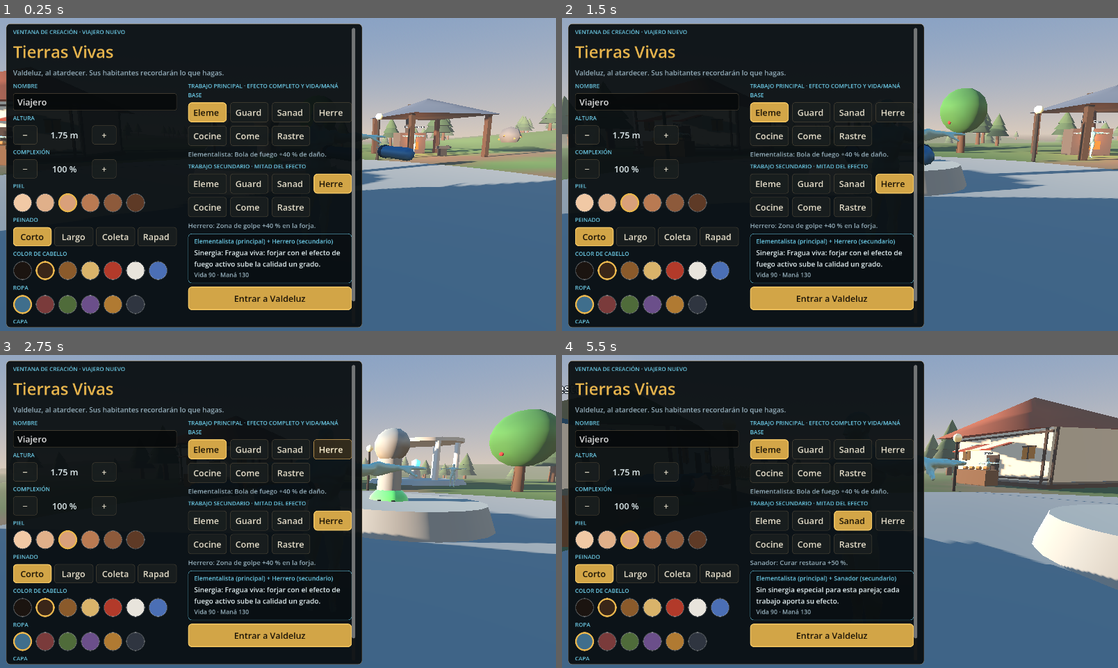
Above: before the commit, frames 1-4 (two rows, left to right).
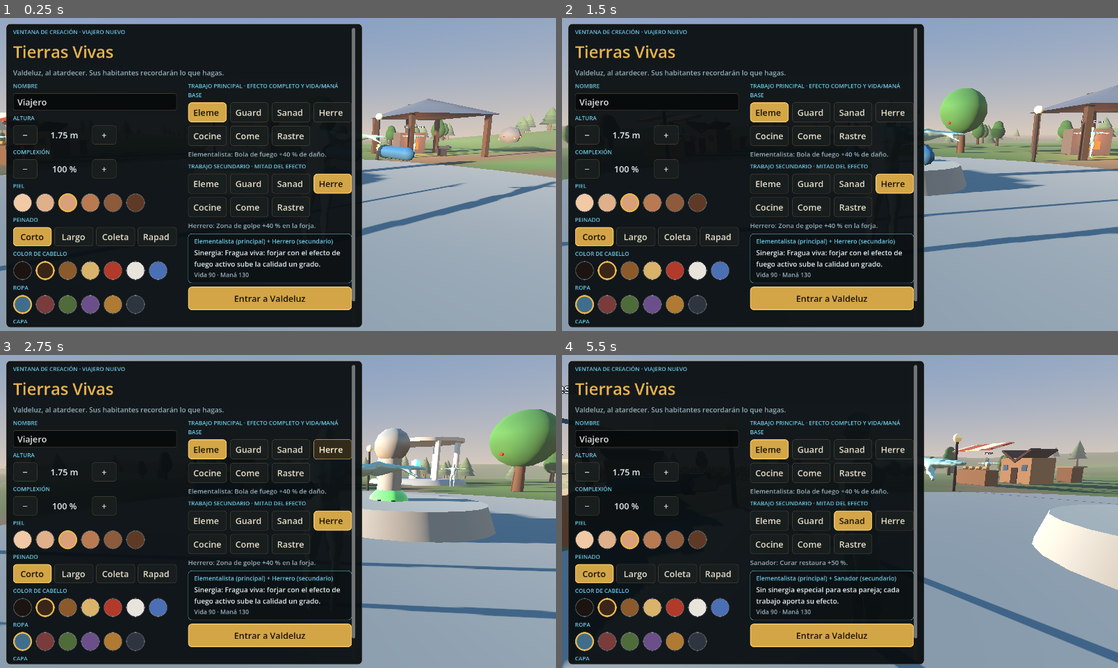
Above: after the commit, the same moments.

Repository: samuelguerrerodelarosa005-arch/tierras-vivientes
Game: Godot game, scene res://main.tscn
The game is run twice, just before and just after one commit, with the same random seed, the same clock (stepped at 60 frames per second) and the same inputs.
Inputs (mouse positions are in pixels of both pictures, inside the frame that each line leads up to):
- Up to frame 1 (0.25 s): no input
- Up to frame 2 (1.5 s): tap Enter at 0.5 s; move the mouse to (962, 158) at 0.52 s; hold D (move_right) 0.53-1.28 s; hold F (eat) 0.53-1.28 s; click (962, 158) at 0.67 s; tap Space (jump) at 0.77 s; move the mouse to (728, 190) at 1.27 s; hold S (move_back) from 1.28 s (still down); tap E (interact) at 1.35 s
- Up to frame 3 (2.75 s): tap Space (jump) at 1.52 s; move the mouse to (333, 442) at 2.02 s; release S (move_back) at 2.03 s; hold D (move_right) from 2.03 s (still down); hold R (rumors) from 2.03 s (still down)
- Up to frame 4 (5.5 s): move the mouse to (812, 574) at 2.77 s; release D (move_right) at 2.78 s; release R (rumors) at 2.78 s; hold W (move_forward) 2.78-3.53 s; tap Shift (run) at 2.85 s; click (812, 574) at 2.92 s; tap Space (jump) at 3.02, 3.77, 4.52 s; move the mouse to (1006, 558) at 3.52 s; hold 1 (spell_1) 3.53-4.28 s; hold A (move_left) 3.53-5.03 s; move the mouse to (673, 464) at 4.27 s; tap 2 (spell_2) at 4.35 s; move the mouse to (867, 511) at 5.02 s; hold S (move_back) from 5.03 s (still down); hold 3 (spell_3) from 5.03 s (still down); click (867, 511) at 5.17 s

The runs differ from the first frame. In frame 1, 18% of the frame differs, in the area x 0-100%, y 16-100%; in frame 2, 16%; in frame 3, 15%; in frame 4, 19%, in the area x 0-100%, y 13-100%.
Error in both runs: Invalid type in function '_play_imported_animation' in base 'Node3D (humanoid.gd)'. The array of argument 1 (Array) does not have the same element type as the …

Commit message:
Conectar escenas 3D incluidas en el proyecto

Diff:
--- a/godot/scripts/world.gd
+++ b/godot/scripts/world.gd
@@ -141,7 +141,7 @@
 func _house(cx: float, cz: float, w: float, d: float, h: float, wall: String, roof_c: String, door: String) -> Node3D:
 	# Si hay un modelo GLB de casa, úsalo; si no, conserva la versión procedural.
 	# El archivo opcional se documenta en godot/models/README.md.
-	var glb_path := "res://models/environment/medieval_house.glb"
+	var glb_path := "res://models/environment/medieval_house.tscn"
 	if ResourceLoader.exists(glb_path):
 		var packed := load(glb_path) as PackedScene
 		if packed:
@@ -450,7 +450,7 @@
 			continue
 		pts.append(Vector2(x, z))
 	# Modelo externo opcional para primeros planos. El bosque lejano sigue usando MultiMesh.
-	var tree_path := "res://models/environment/tree_oak.glb"
+	var tree_path := "res://models/environment/tree_oak.tscn"
 	var tree_scene: PackedScene
 	if ResourceLoader.exists(tree_path):
 		tree_scene = load(tree_path) as PackedScene
